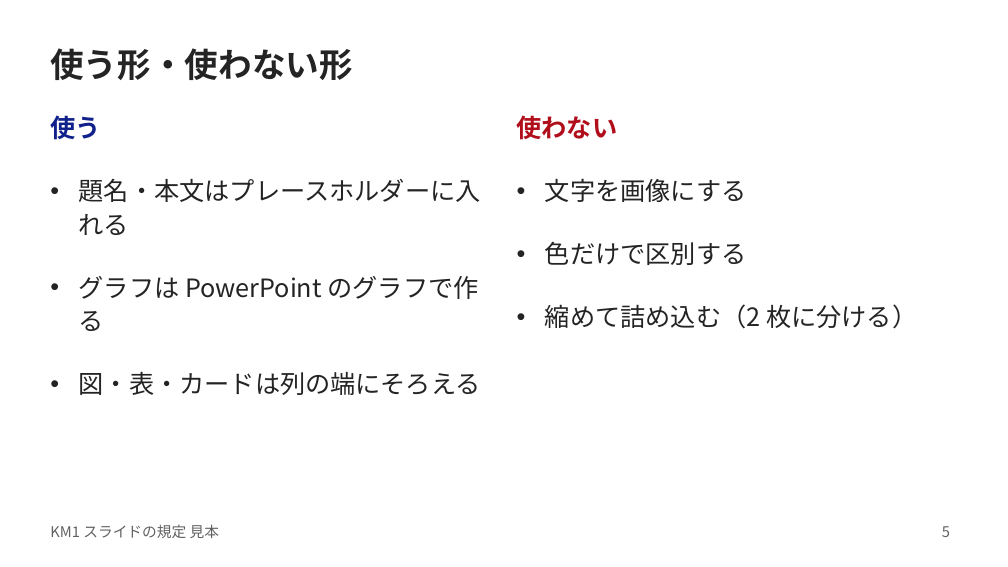
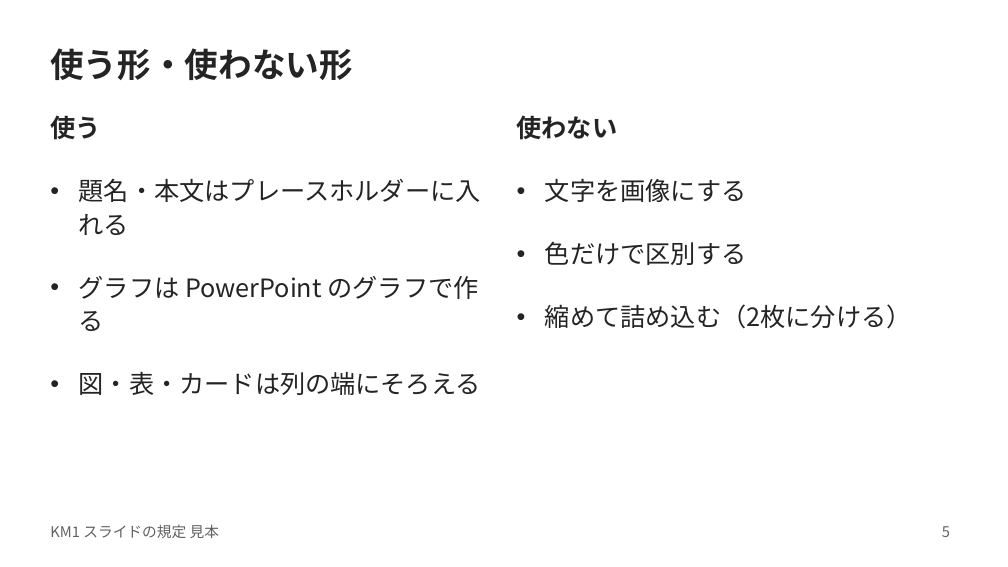
Before and after one commit to kami2news/km1-design-system, a slide deck: slide 5 of dist/KM1_スライド見本.pptx. Drawn at 1008x567 pixels with LibreOffice and Linux fonts; fonts in the diff are those of the drawing. Boxes give left, top, right and bottom in pixels: in the first picture for what was removed or moved away, otherwise in the second. Text is boxed around its words. In the diff, an @@ line names an element or a change of style, - is before the commit and + after.

```diff
--- a/dist/KM1_スライド見本.pptx
+++ b/dist/KM1_スライド見本.pptx
@@ text at [50, 115, 100, 140]: text colour #10218B to #242424 in "使う" @@
@@ text at [517, 115, 618, 140]: text colour #B10E1C to #242424 in "使わない" @@
@@ text at [545, 304, 912, 329]: spaces changed @@
-• 縮めて詰め込む（2 枚に分ける）
+• 縮めて詰め込む（2枚に分ける）
```
Also in this commit, not shown: 8 other slides changed, 1 slide added, 7 other files.
